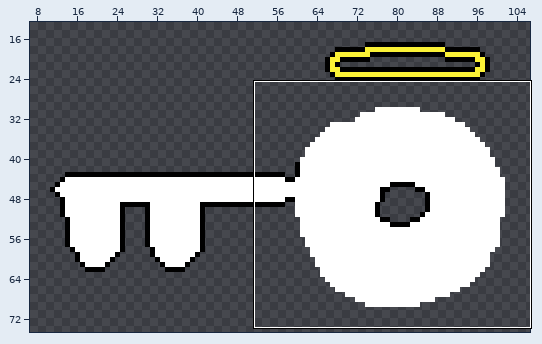
A pixel-art file gets an edit: Artwork/key333.aseprite. Above, an overview of the earlier version with the close-up marked.
Close-up. Before:
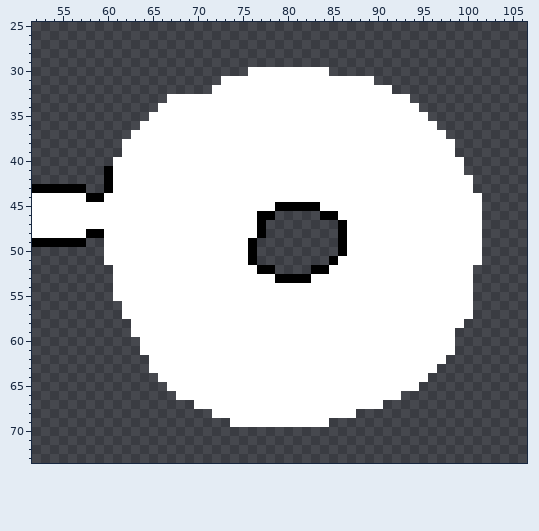
128x128 pixels, 1 frame. Shown: x 52..106, y 25..73. The wide view leaves out empty margins.
The same view after the edit:
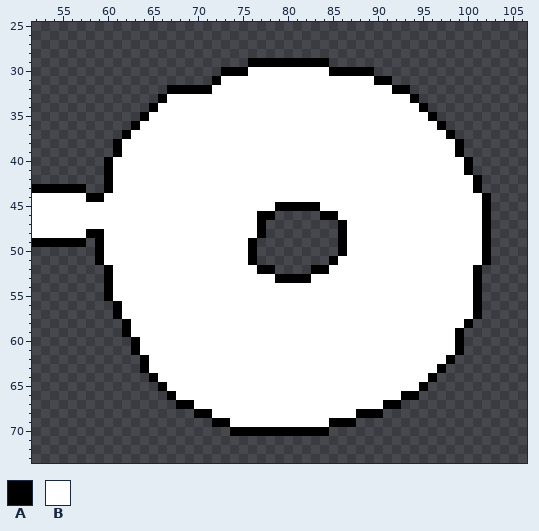
Palette (. is transparent): A #000000  B #ffffff
From old to new:
@@ x 52..106 @@
 28 .......................................................
-29 .......................................................
-30 ........................BBBBBBBBB......................
-31 .....................BBBBBBBBBBBBBBBBB.................
-32 ....................BBBBBBBBBBBBBBBBBBBB...............
-33 ...............BBBBBBBBBBBBBBBBBBBBBBBBBBB.............
-34 ..............BBBBBBBBBBBBBBBBBBBBBBBBBBBBB............
-35 .............BBBBBBBBBBBBBBBBBBBBBBBBBBBBBBB...........
-36 ............BBBBBBBBBBBBBBBBBBBBBBBBBBBBBBBBB..........
-37 ...........BBBBBBBBBBBBBBBBBBBBBBBBBBBBBBBBBBB.........
-38 ..........BBBBBBBBBBBBBBBBBBBBBBBBBBBBBBBBBBBBB........
-39 ..........BBBBBBBBBBBBBBBBBBBBBBBBBBBBBBBBBBBBB........
-40 .........BBBBBBBBBBBBBBBBBBBBBBBBBBBBBBBBBBBBBBB.......
-41 ........ABBBBBBBBBBBBBBBBBBBBBBBBBBBBBBBBBBBBBBB.......
-42 ........ABBBBBBBBBBBBBBBBBBBBBBBBBBBBBBBBBBBBBBBB......
-43 AAAAAA..ABBBBBBBBBBBBBBBBBBBBBBBBBBBBBBBBBBBBBBBB......
-44 BBBBBBAABBBBBBBBBBBBBBBBBBBBBBBBBBBBBBBBBBBBBBBBBB.....
-45 BBBBBBBBBBBBBBBBBBBBBBBBBBBAAAAABBBBBBBBBBBBBBBBBB.....
-46 BBBBBBBBBBBBBBBBBBBBBBBBBAA.....AABBBBBBBBBBBBBBBB.....
-47 BBBBBBBBBBBBBBBBBBBBBBBBBA........ABBBBBBBBBBBBBBB.....
-48 BBBBBBAABBBBBBBBBBBBBBBBBA........ABBBBBBBBBBBBBBB.....
-49 AAAAAA..BBBBBBBBBBBBBBBBA.........ABBBBBBBBBBBBBBB.....
-50 ........BBBBBBBBBBBBBBBBA.........ABBBBBBBBBBBBBBB.....
-51 ........BBBBBBBBBBBBBBBBA........ABBBBBBBBBBBBBBBB.....
-52 .........BBBBBBBBBBBBBBBBAA....AABBBBBBBBBBBBBBBB......
-53 .........BBBBBBBBBBBBBBBBBBAAAABBBBBBBBBBBBBBBBBB......
-54 .........BBBBBBBBBBBBBBBBBBBBBBBBBBBBBBBBBBBBBBBB......
-55 .........BBBBBBBBBBBBBBBBBBBBBBBBBBBBBBBBBBBBBBBB......
-56 ..........BBBBBBBBBBBBBBBBBBBBBBBBBBBBBBBBBBBBBBB......
-57 ..........BBBBBBBBBBBBBBBBBBBBBBBBBBBBBBBBBBBBBBB......
-58 ...........BBBBBBBBBBBBBBBBBBBBBBBBBBBBBBBBBBBBB.......
-59 ...........BBBBBBBBBBBBBBBBBBBBBBBBBBBBBBBBBBBB........
-60 ............BBBBBBBBBBBBBBBBBBBBBBBBBBBBBBBBBBB........
-61 ............BBBBBBBBBBBBBBBBBBBBBBBBBBBBBBBBBBB........
-62 .............BBBBBBBBBBBBBBBBBBBBBBBBBBBBBBBBB.........
-63 .............BBBBBBBBBBBBBBBBBBBBBBBBBBBBBBBB..........
-64 ..............BBBBBBBBBBBBBBBBBBBBBBBBBBBBBB...........
-65 ...............BBBBBBBBBBBBBBBBBBBBBBBBBBBB............
-66 ................BBBBBBBBBBBBBBBBBBBBBBBBB..............
-67 ..................BBBBBBBBBBBBBBBBBBBBB................
-68 ....................BBBBBBBBBBBBBBBB...................
-69 ......................BBBBBBBBBBB......................
-70 .......................................................
+29 ........................AAAAAAAAA......................
+30 .....................AAABBBBBBBBBAAAAA.................
+31 ....................ABBBBBBBBBBBBBBBBBAA...............
+32 ...............AAAAABBBBBBBBBBBBBBBBBBBBAA.............
+33 ..............ABBBBBBBBBBBBBBBBBBBBBBBBBBBA............
+34 .............ABBBBBBBBBBBBBBBBBBBBBBBBBBBBBA...........
+35 ............ABBBBBBBBBBBBBBBBBBBBBBBBBBBBBBBA..........
+36 ...........ABBBBBBBBBBBBBBBBBBBBBBBBBBBBBBBBBA.........
+37 ..........ABBBBBBBBBBBBBBBBBBBBBBBBBBBBBBBBBBBA........
+38 .........ABBBBBBBBBBBBBBBBBBBBBBBBBBBBBBBBBBBBBA.......
+39 .........ABBBBBBBBBBBBBBBBBBBBBBBBBBBBBBBBBBBBBA.......
+40 ........ABBBBBBBBBBBBBBBBBBBBBBBBBBBBBBBBBBBBBBBA......
+41 ........ABBBBBBBBBBBBBBBBBBBBBBBBBBBBBBBBBBBBBBBA......
+42 ........ABBBBBBBBBBBBBBBBBBBBBBBBBBBBBBBBBBBBBBBBA.....
+43 AAAAAA..ABBBBBBBBBBBBBBBBBBBBBBBBBBBBBBBBBBBBBBBBA.....
+44 BBBBBBAABBBBBBBBBBBBBBBBBBBBBBBBBBBBBBBBBBBBBBBBBBA....
+45 BBBBBBBBBBBBBBBBBBBBBBBBBBBAAAAABBBBBBBBBBBBBBBBBBA....
+46 BBBBBBBBBBBBBBBBBBBBBBBBBAA.....AABBBBBBBBBBBBBBBBA....
+47 BBBBBBBBBBBBBBBBBBBBBBBBBA........ABBBBBBBBBBBBBBBA....
+48 BBBBBBAABBBBBBBBBBBBBBBBBA........ABBBBBBBBBBBBBBBA....
+49 AAAAAA.ABBBBBBBBBBBBBBBBA.........ABBBBBBBBBBBBBBBA....
+50 .......ABBBBBBBBBBBBBBBBA.........ABBBBBBBBBBBBBBBA....
+51 .......ABBBBBBBBBBBBBBBBA........ABBBBBBBBBBBBBBBBA....
+52 ........ABBBBBBBBBBBBBBBBAA....AABBBBBBBBBBBBBBBBA.....
+53 ........ABBBBBBBBBBBBBBBBBBAAAABBBBBBBBBBBBBBBBBBA.....
+54 ........ABBBBBBBBBBBBBBBBBBBBBBBBBBBBBBBBBBBBBBBBA.....
+55 ........ABBBBBBBBBBBBBBBBBBBBBBBBBBBBBBBBBBBBBBBBA.....
+56 .........ABBBBBBBBBBBBBBBBBBBBBBBBBBBBBBBBBBBBBBBA.....
+57 .........ABBBBBBBBBBBBBBBBBBBBBBBBBBBBBBBBBBBBBBBA.....
+58 ..........ABBBBBBBBBBBBBBBBBBBBBBBBBBBBBBBBBBBBBA......
+59 ..........ABBBBBBBBBBBBBBBBBBBBBBBBBBBBBBBBBBBBA.......
+60 ...........ABBBBBBBBBBBBBBBBBBBBBBBBBBBBBBBBBBBA.......
+61 ...........ABBBBBBBBBBBBBBBBBBBBBBBBBBBBBBBBBBBA.......
+62 ............ABBBBBBBBBBBBBBBBBBBBBBBBBBBBBBBBBA........
+63 ............ABBBBBBBBBBBBBBBBBBBBBBBBBBBBBBBBA.........
+64 .............ABBBBBBBBBBBBBBBBBBBBBBBBBBBBBBA..........
+65 ..............ABBBBBBBBBBBBBBBBBBBBBBBBBBBBA...........
+66 ...............ABBBBBBBBBBBBBBBBBBBBBBBBBAA............
+67 ................AABBBBBBBBBBBBBBBBBBBBBAA..............
+68 ..................AABBBBBBBBBBBBBBBBAAA................
+69 ....................AABBBBBBBBBBBAAA...................
+70 ......................AAAAAAAAAAA......................
 71 .......................................................
